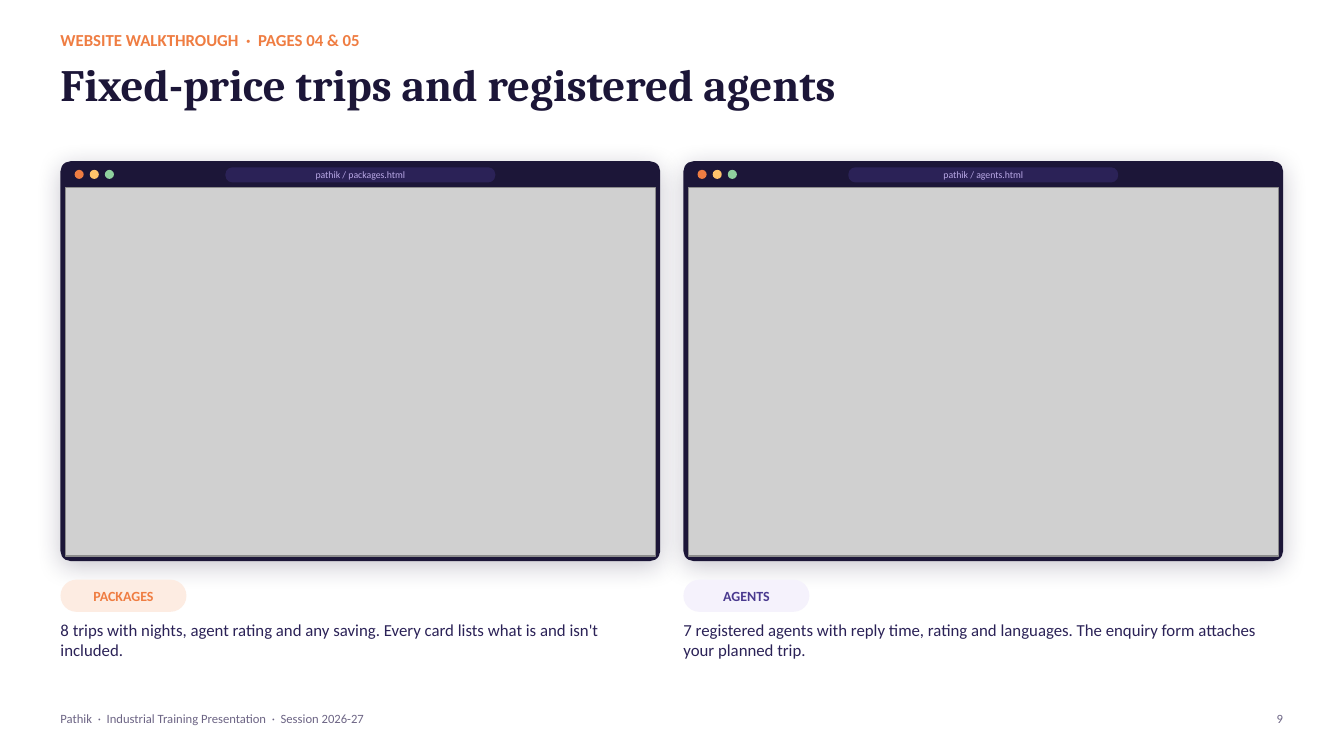
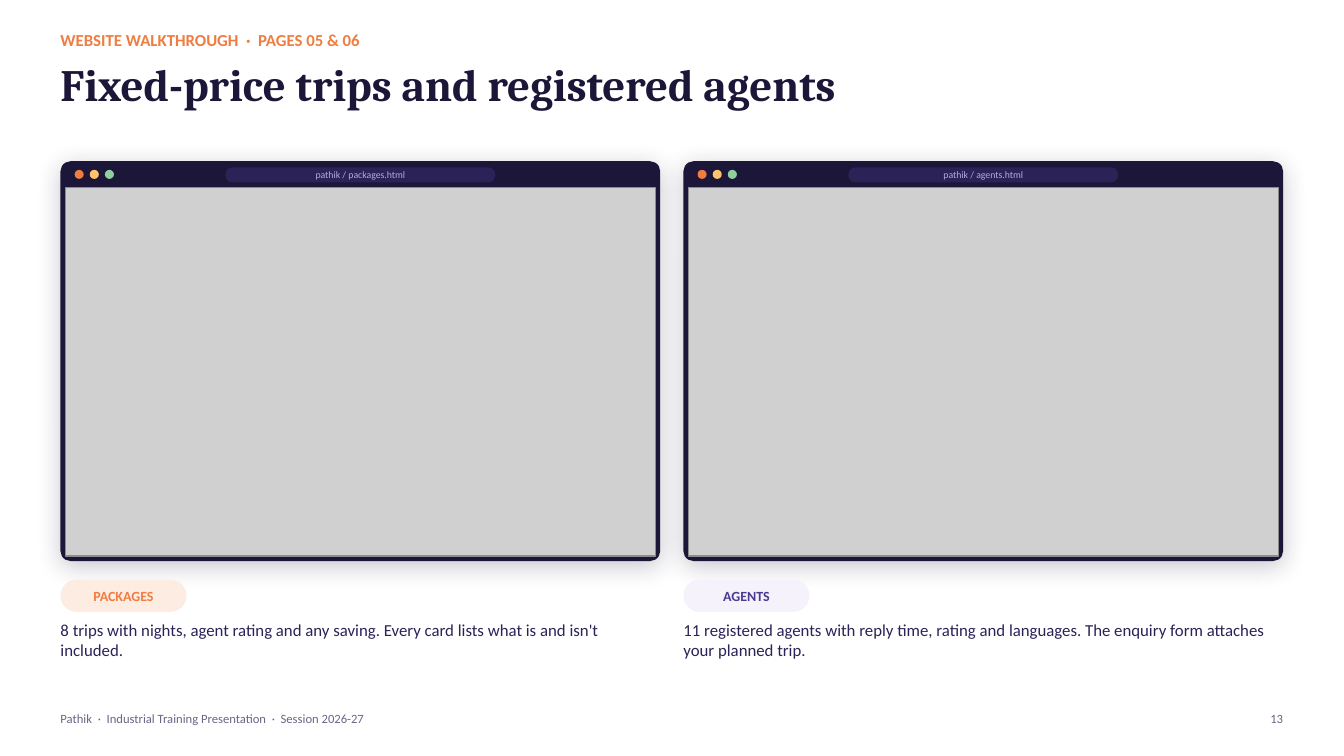
Before and after one commit to Hanu2908/intership_project, a slide deck: slide 13 of docs/presentation/Pathik_Project_Presentation.pptx (slide 9 before the commit). Drawn at 1344x756 pixels with LibreOffice and Linux fonts; fonts in the diff are those of the drawing; grey boxes stand for pictures; background and template pictures are left out. Boxes give left, top, right and bottom in pixels: in the first picture for what was removed or moved away, otherwise in the second. Text is boxed around its words. In the diff, an @@ line names an element or a change of style, - is before the commit and + after.

```diff
--- a/docs/presentation/Pathik_Project_Presentation.pptx
+++ b/docs/presentation/Pathik_Project_Presentation.pptx
@@ text at [60,34,360,46]: text changed @@
-WEBSITE WALKTHROUGH · PAGES 04 & 05
+WEBSITE WALKTHROUGH · PAGES 05 & 06
@@ text at [683,624,1264,659]: text changed @@
-7 registered agents with reply time, rating and languages. The enquiry form attaches your planned trip.
+11 registered agents with reply time, rating and languages. The enquiry form attaches your planned trip.
@@ text at [1270,715,1283,723]: text changed @@
-9
+13
```
Also in this commit, not shown: 10 other slides changed, 4 slides added.
